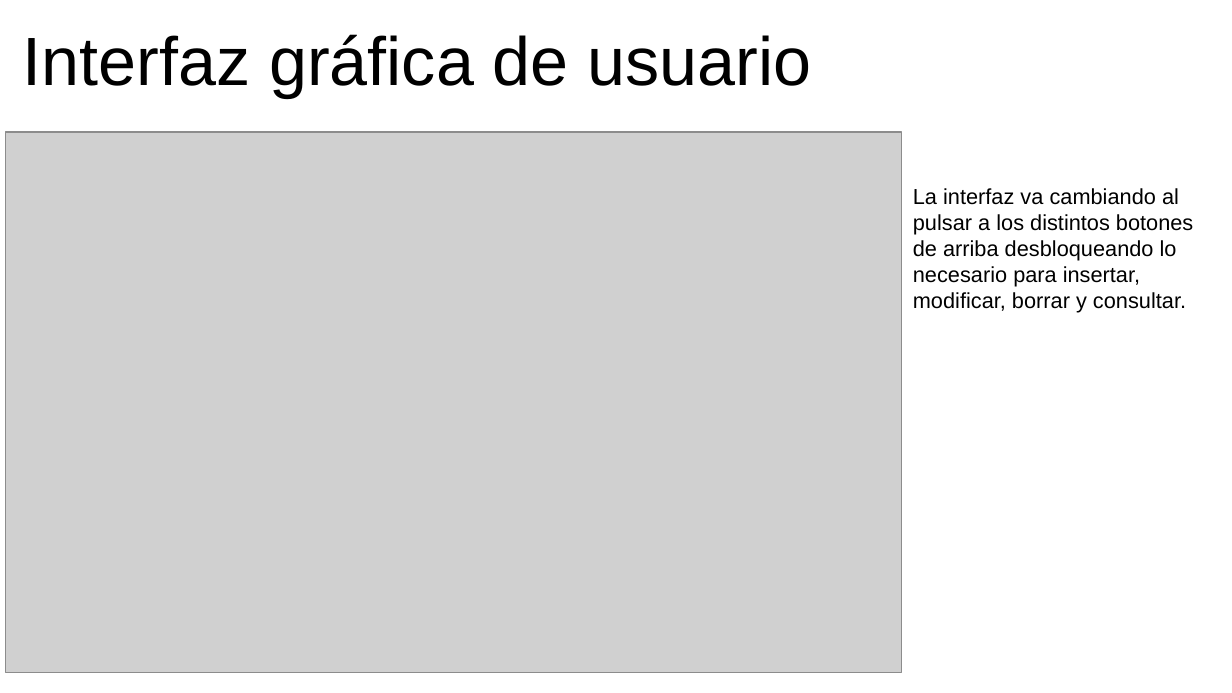
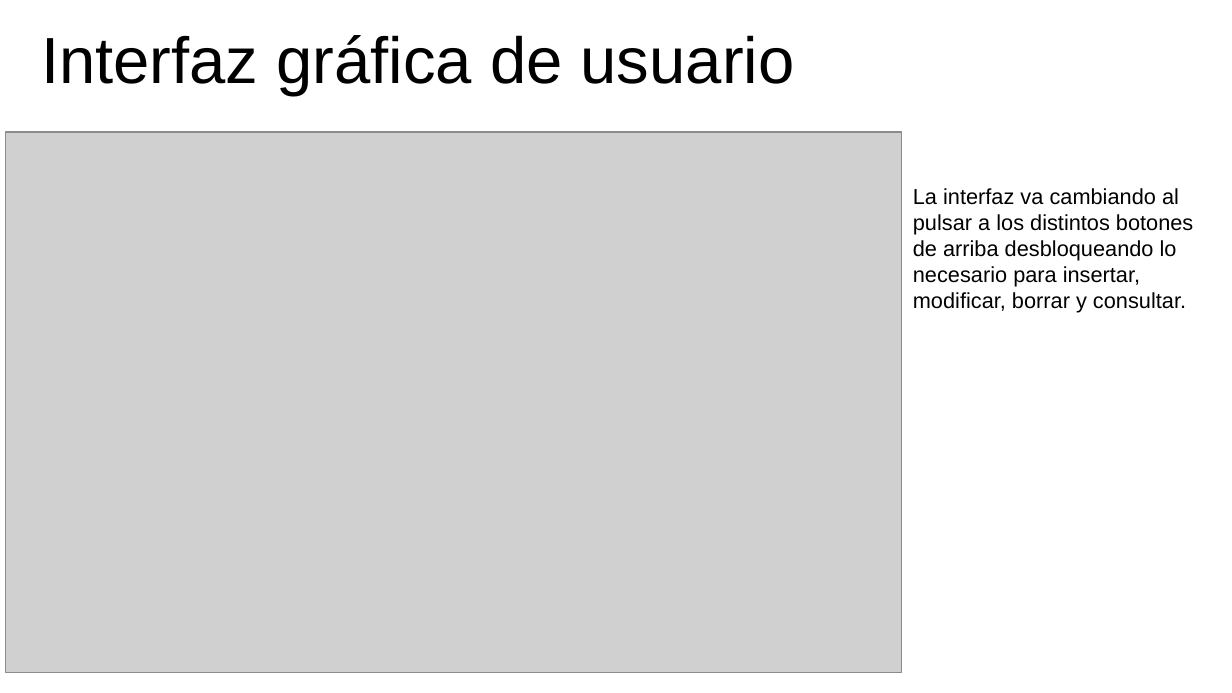
Before and after one commit to AlberHanibal/Datos, a slide deck: slide 2 of ProyectosDatos/Presentación Hibernate/Colmenar_Casas_Alberto_ActividadHibernate.odp. Drawn at 1232x693 pixels with LibreOffice and Linux fonts; fonts in the diff are those of the drawing; grey boxes stand for pictures. Boxes give left, top, right and bottom in pixels: in the first picture for what was removed or moved away, otherwise in the second. Text is boxed around its words. In the diff, an @@ line names an element or a change of style, - is before the commit and + after.

```diff
--- a/ProyectosDatos/Presentación Hibernate/Colmenar_Casas_Alberto_ActividadHibernate.odp
+++ b/ProyectosDatos/Presentación Hibernate/Colmenar_Casas_Alberto_ActividadHibernate.odp
@@ title "Interfaz gráfica de usuario" at [41,35,795,96]: size 44 to 42 pt @@
```
Also in this commit, not shown: 3 other slides changed, 1 slide added, 1 slide removed, 1 other file.
